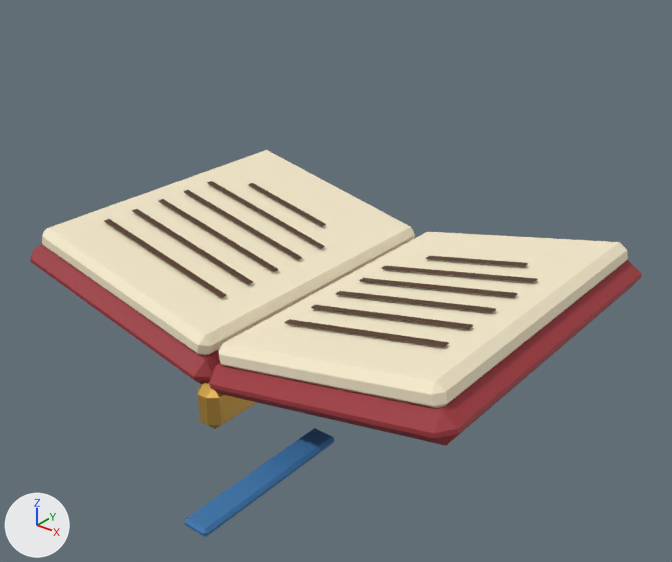
Renders of the glTF model src/game/models/castle/leisure/open-book.glb from each side of a commit.
Camera for both pictures: a 50 mm lens placed at (0.64, -0.787, 0.592), pointed at (0.053, -0.052, 0.136). Lighting does not change. The marker at lower left points along +X, +Y and +Z. The first picture is the older version. Where no turn or scale is listed for an object, it has been applied to the vertices.

In view in the first picture: 'Brass book spine', 'Claret book cover', 'Claret book cover.001', 'Ivory pages', 'Ivory pages.001', 'Printed book text', 'Printed book text.007', 'Sapphire ribbon bookmark' and 10 more.
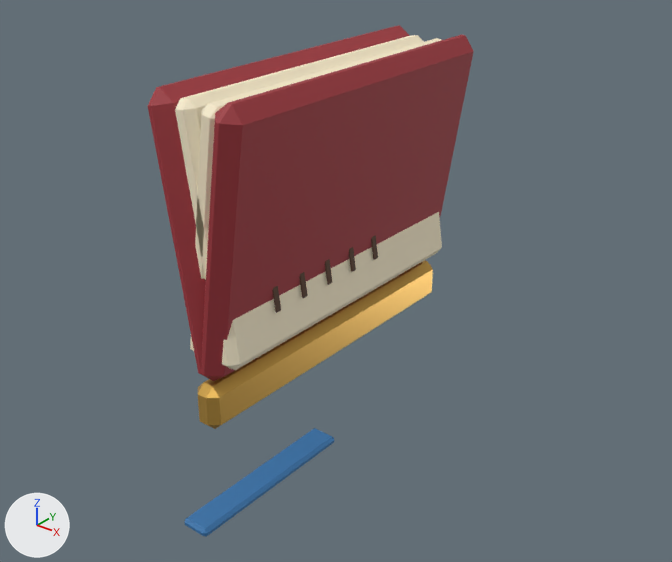
ob_book_left_cover is not drawn itself; it is the parent of ob_claret_book_cover, ob_ivory_pages, ob_printed_book_text, ob_printed_book_text_001, ob_printed_book_text_002, ob_printed_book_text_003, ob_printed_book_text_004, ob_printed_book_text_005.
ob_book_right_cover is not drawn itself; it is the parent of ob_claret_book_cover_001, ob_ivory_pages_001, ob_printed_book_text_006, ob_printed_book_text_007, ob_printed_book_text_008, ob_printed_book_text_009, ob_printed_book_text_010, ob_printed_book_text_011.

Changed parts and their boxes [x1, y1, x2, y2] in the pictures (672 x 562 px):
'Claret book cover.001', turned
    before: [209, 260, 641, 446]
    after: [201, 35, 474, 381]
'Ivory pages', turned
    before: [42, 150, 415, 355]
    after: [175, 35, 442, 370]
'Ivory pages.001', turned
    before: [219, 232, 628, 408]
    after: [190, 38, 441, 351]
'Claret book cover', turned
    before: [31, 244, 220, 384]
    after: [148, 25, 410, 380]
'Printed book text', turned
    before: [104, 219, 227, 298]
    after: [272, 286, 281, 313]
'Printed book text.001', turned
    before: [132, 209, 253, 285]
    after: [299, 272, 308, 298]
'Printed book text.006', turned (not visible afterwards)
    before: [284, 319, 449, 347]
'Printed book text.002', turned
    before: [159, 199, 278, 272]
    after: [325, 259, 332, 285]
'Printed book text.007', turned (not visible afterwards)
    before: [311, 305, 473, 329]
'Printed book text.003', turned
    before: [184, 190, 302, 260]
    after: [349, 247, 356, 272]
'Printed book text.008', turned (not visible afterwards)
    before: [336, 291, 496, 313]
'Printed book text.004', turned
    before: [208, 181, 325, 249]
    after: [371, 235, 378, 260]
'Printed book text.009', turned (not visible afterwards)
    before: [359, 278, 517, 297]
'Printed book text.010', turned (not visible afterwards)
    before: [382, 266, 538, 282]
'Printed book text.011', turned (not visible afterwards)
    before: [426, 256, 528, 267]
'Printed book text.005', turned (not visible afterwards)
    before: [248, 183, 326, 226]
'Brass book spine', unchanged, uncovered by the edit
    before: [198, 382, 257, 429]
    after: [198, 260, 433, 429]

The edits, one by one:
Object 'Book left cover' (ob_book_left_cover) turns from (0, 12, 0) to (0, 81, 0) degrees about x, y and z.
Object 'Book right cover' (ob_book_right_cover) turns from (0, -12, 0) to (0, -81, 0) degrees about x, y and z.
